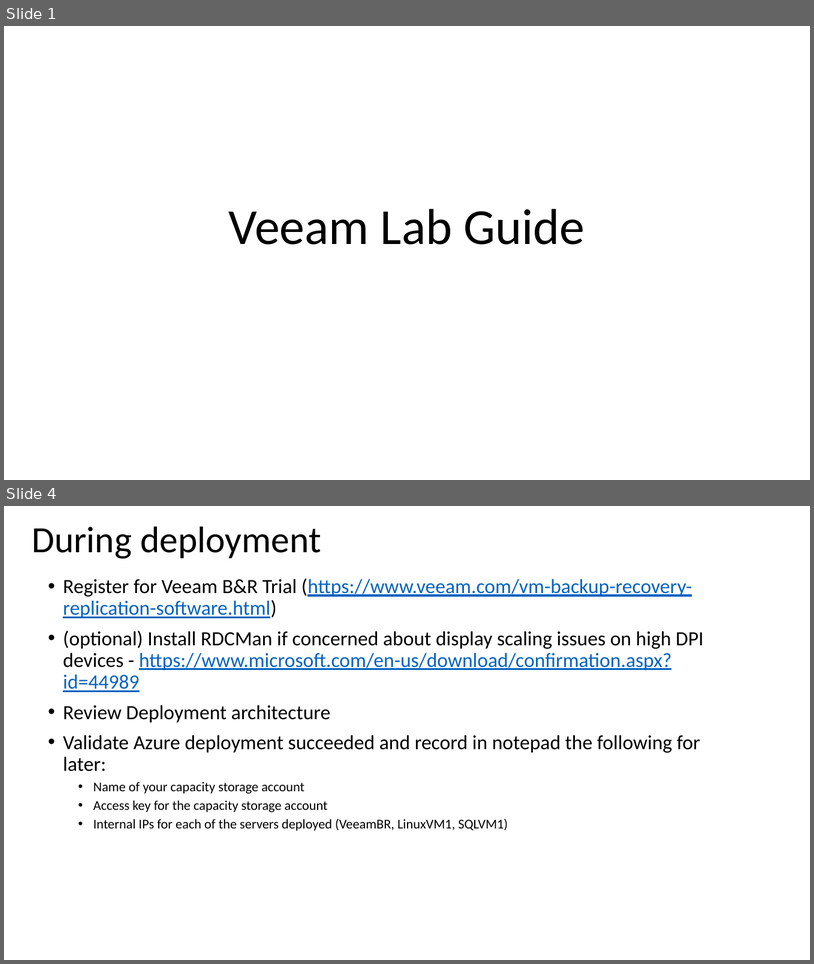
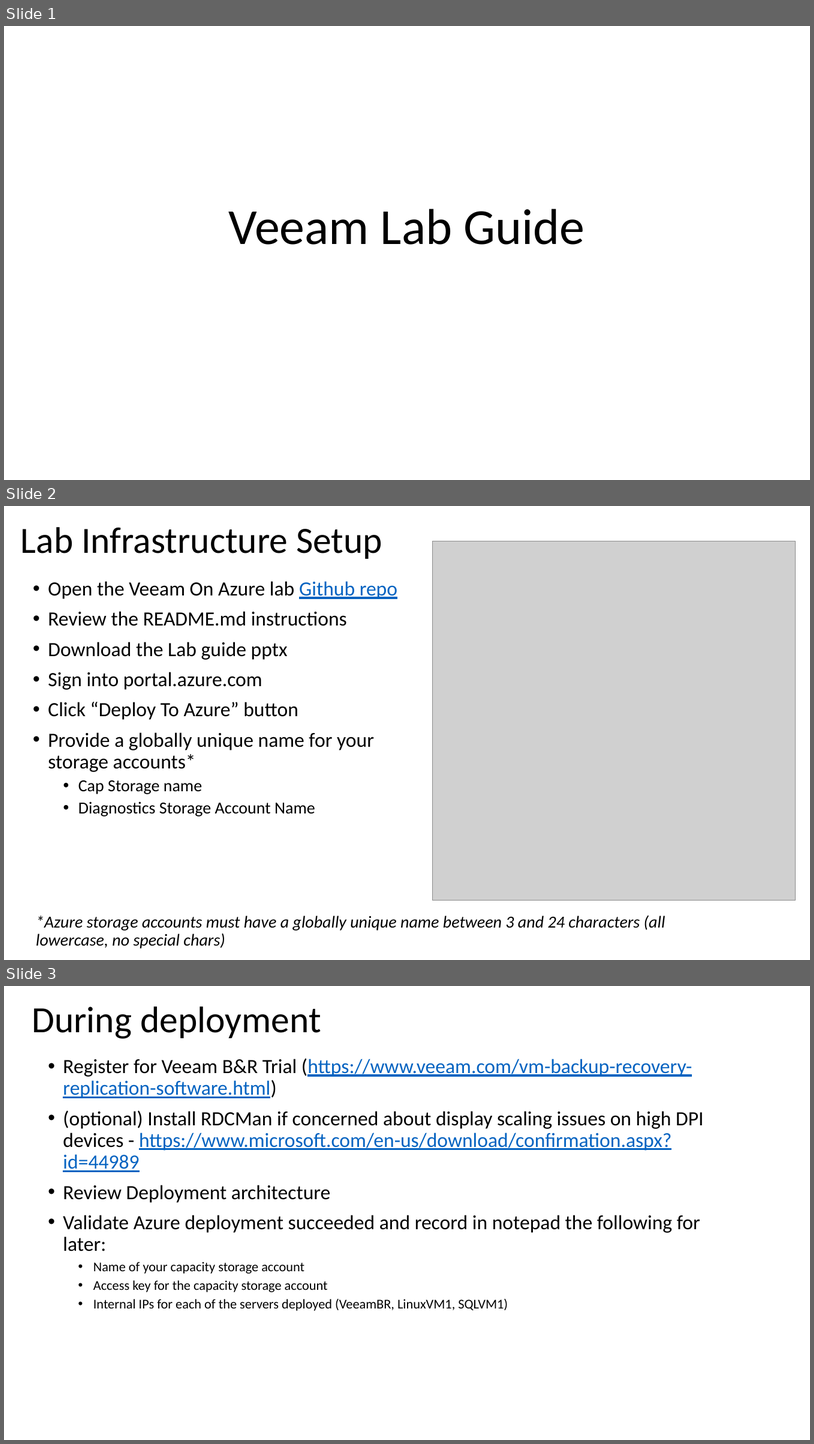
Before and after one commit to dkirby-ms/VeeamOnAzureLab, a slide deck: Veeam Lab Guide.pptx. Shown one above the other, each under a label of ours: slides 1 and 4 before the commit, slides 1, 2 and 3 after it; the slides between them are not shown. The pictures are 814x964 and 814x1444 pixels, drawn with LibreOffice and Linux fonts; fonts in the diff are those of the drawing; grey boxes stand for pictures. Boxes give left, top, right and bottom in pixels: in the first picture for what was removed or moved away, otherwise in the second. Text is boxed around its words. In the diff, an @@ line names an element or a change of style, - is before the commit and + after.

Commit message:
update guide

```diff
--- a/Veeam Lab Guide.pptx
+++ b/Veeam Lab Guide.pptx
@@ slide 2 added at box(4, 506, 810, 960), background #FFFFFF @@
@@ title added at box(21, 527, 383, 559), 44 pt, text #000000 @@
+Lab Infrastructure Setup
@@ picture added at box(433, 541, 796, 900) @@
@@ text added at box(48, 581, 398, 816), 24 pt, text #000000 @@
+• Open the Veeam On Azure lab Github repo
+• Review the README.md instructions
+• Download the Lab guide pptx
+• Sign into portal.azure.com
+• Click “Deploy To Azure” button
+• Provide a globally unique name for your storage accounts*
+  • Cap Storage name
+  • Diagnostics Storage Account Name
@@ text added at box(36, 915, 666, 948), 20 pt, text #000000, italic @@
+*Azure storage accounts must have a globally unique name between 3 and 24 characters (all lowercase, no special chars)
@@ what was slide 4 is now slide 3 @@
```
Also in this commit, not shown: 5 slides changed, 1 other slide added, 2 slides removed, 1 other file.
